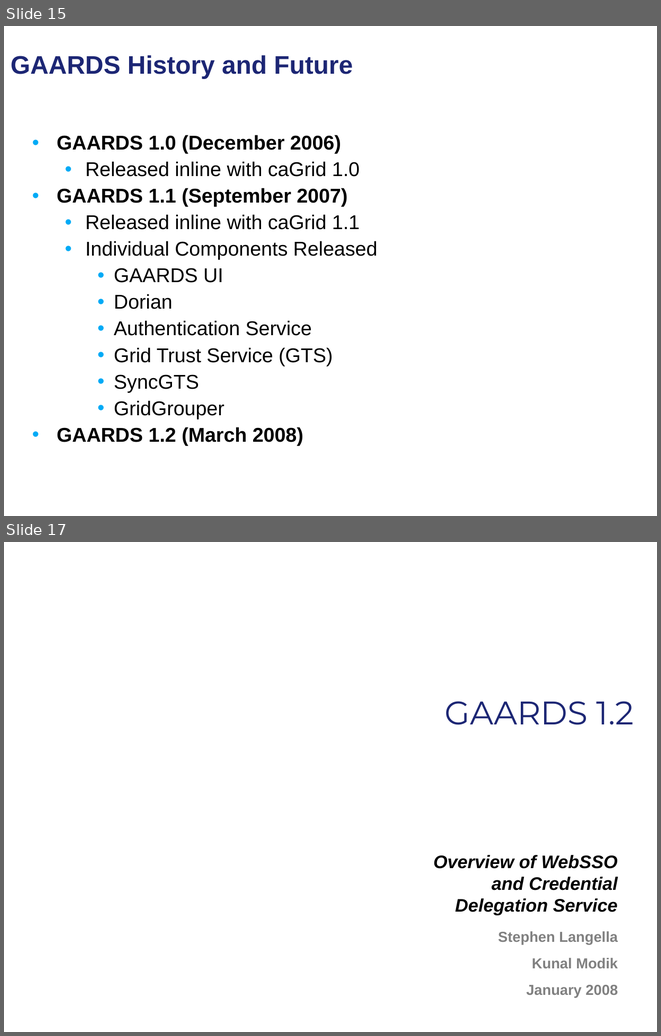
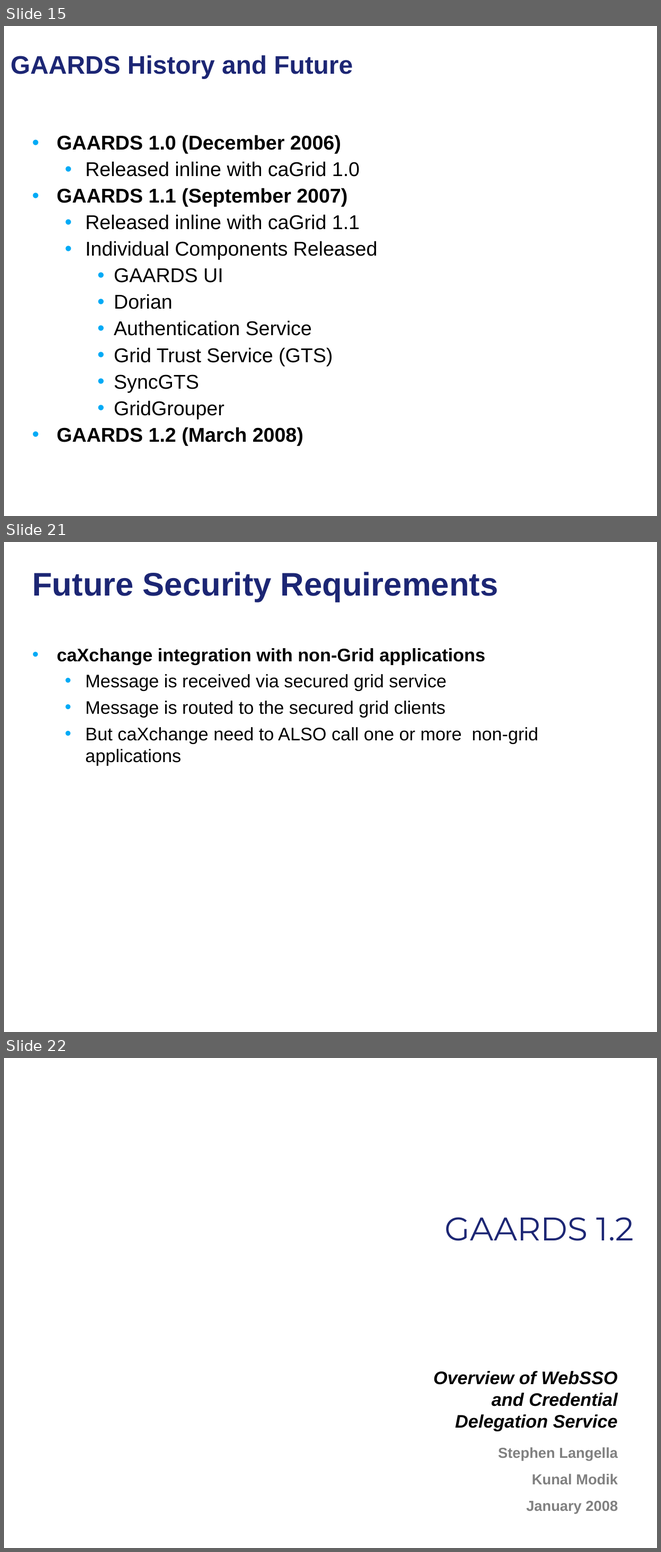
Before and after one commit to NCIP/cagrid-docs, a slide deck: presentations/security/gaards-arch-vcde-f2f-january-2008.ppt. Shown one above the other, each under a label of ours: slides 15 and 17 before the commit, slides 15, 21 and 22 after it; the slides between them are not shown. The pictures are 661x1036 and 661x1552 pixels, drawn with LibreOffice and Linux fonts; fonts in the diff are those of the drawing; background and template pictures are left out. Boxes give left, top, right and bottom in pixels: in the first picture for what was removed or moved away, otherwise in the second. Text is boxed around its words. In the diff, an @@ line names an element or a change of style, - is before the commit and + after.

```diff
--- a/presentations/security/gaards-arch-vcde-f2f-january-2008.ppt
+++ b/presentations/security/gaards-arch-vcde-f2f-january-2008.ppt
@@ slide 21 added at bbox=[4, 542, 657, 1032], background picture (left out) @@
@@ title added at bbox=[32, 572, 498, 602], 36 pt, text #1C2674, bold @@
+Future Security Requirements
@@ text added at bbox=[57, 648, 539, 765], 20 pt, text #000000 @@
+• caXchange integration with non-Grid applications
+  • Message is received via secured grid service
+  • Message is routed to the secured grid clients
+  • But caXchange need to ALSO call one or more non-grid applications
@@ what was slide 17 is now slide 22 @@
```
Also in this commit, not shown: 5 other slides added, 1 slide removed.
